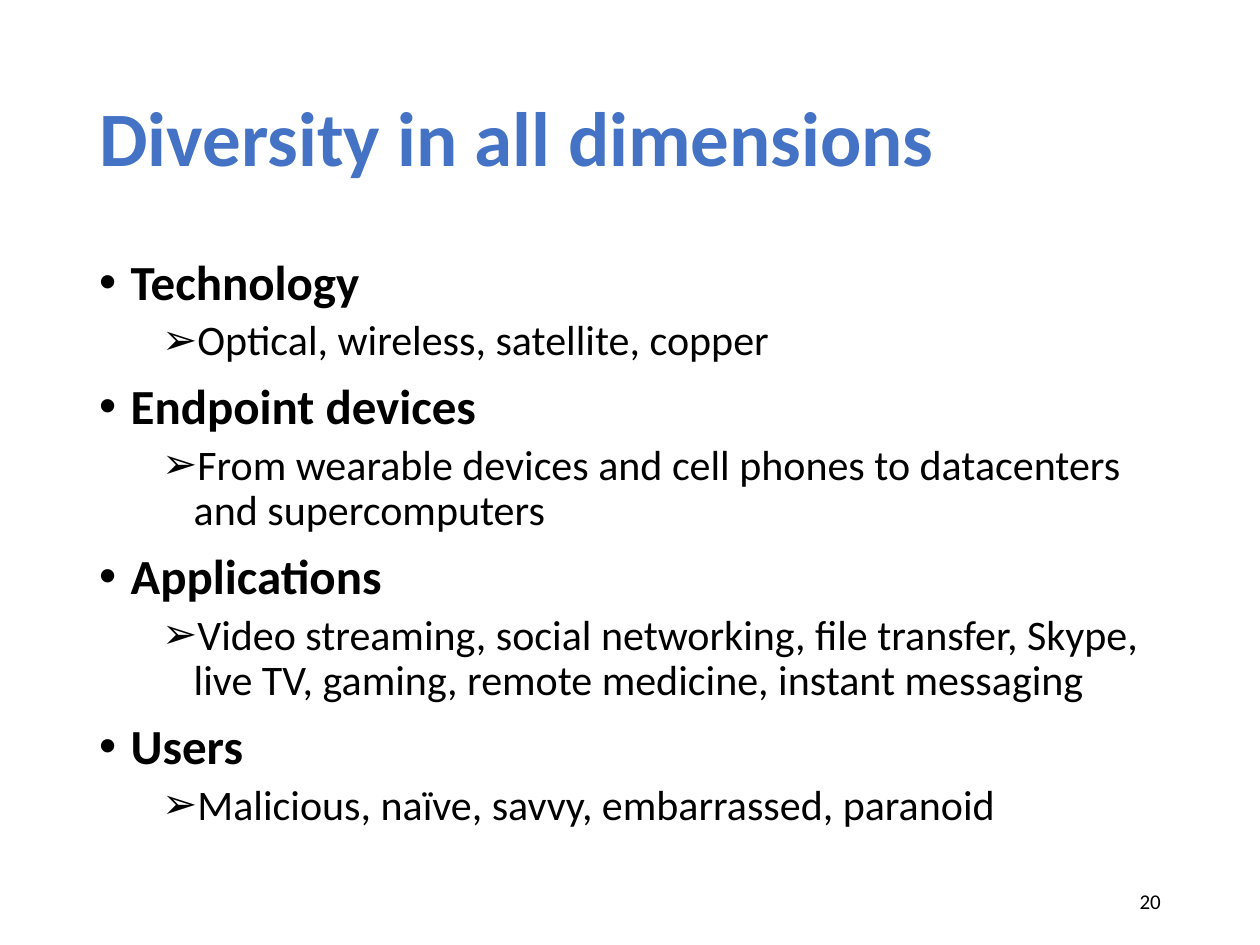
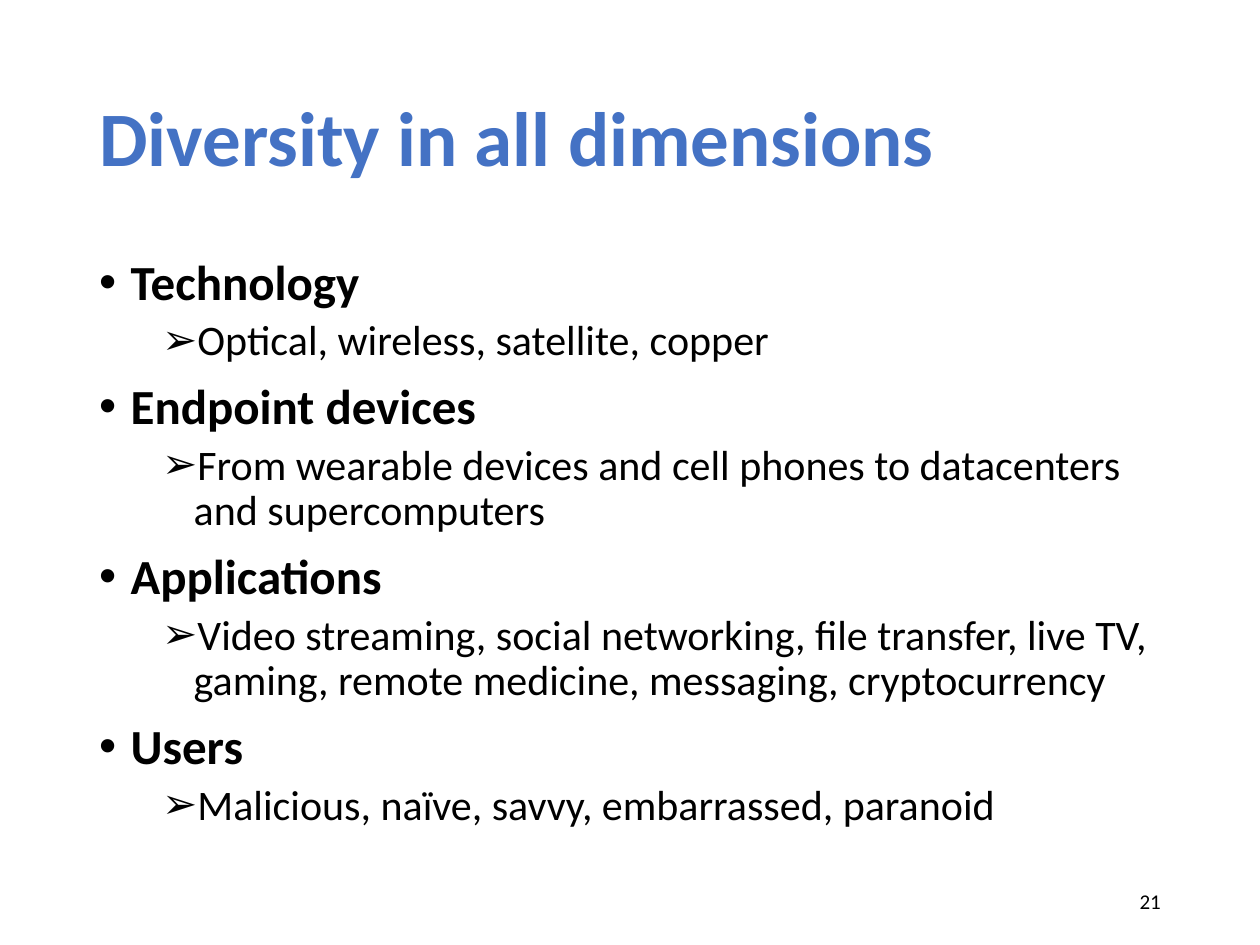
Before and after one commit to xinjin/course-net, a slide deck: slide 21 of slides/lec01_introduction.pptx (slide 20 before the commit). Drawn at 1260x945 pixels with LibreOffice and Linux fonts; fonts in the diff are those of the drawing. Boxes give left, top, right and bottom in pixels: in the first picture for what was removed or moved away, otherwise in the second. Text is boxed around its words. In the diff, an @@ line names an element or a change of style, - is before the commit and + after.

```diff
--- a/slides/lec01_introduction.pptx
+++ b/slides/lec01_introduction.pptx
@@ text at <box>194,620,1146,703</box>: text changed @@
-  ➢ Video streaming, social networking, file transfer, Skype, live TV, gaming, remote medicine, instant messaging
+  ➢ Video streaming, social networking, file transfer, live TV, gaming, remote medicine, messaging, cryptocurrency
@@ page number at <box>1140,895,1161,909</box>: text changed @@
-20
+21
```
Also in this commit, not shown: 9 other slides changed, 2 slides added, 1 slide removed, 1 other file.
